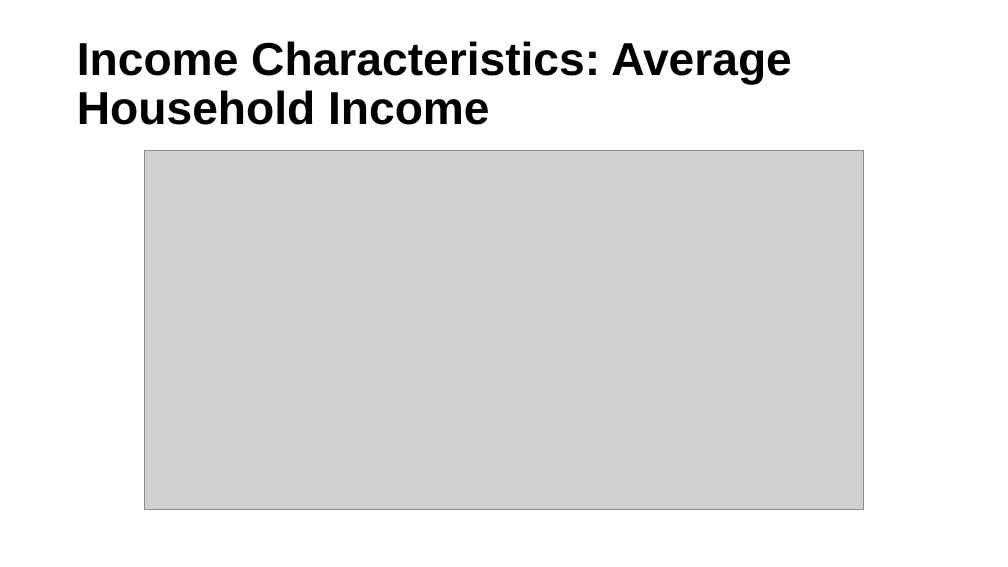
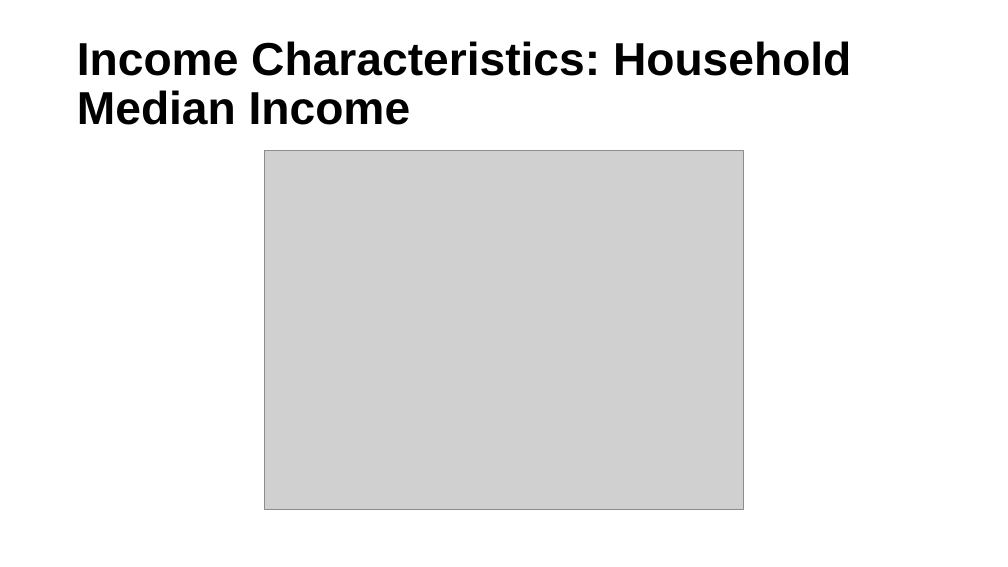
Before and after one commit to ucdiegorubi/oy_census_analysis, a slide deck: slide 13 of create_powerpoint/household_structure_estimates.pptx. Drawn at 1008x567 pixels with LibreOffice and Linux fonts; fonts in the diff are those of the drawing; grey boxes stand for pictures; background and template pictures are left out. Boxes give left, top, right and bottom in pixels: in the first picture for what was removed or moved away, otherwise in the second. Text is boxed around its words. In the diff, an @@ line names an element or a change of style, - is before the commit and + after.

```diff
--- a/create_powerpoint/household_structure_estimates.pptx
+++ b/create_powerpoint/household_structure_estimates.pptx
@@ title at bbox=[77, 41, 851, 125]: text changed @@
-Income Characteristics: Average Household Income
+Income Characteristics: Household Median Income
@@ picture: place and size @@
-picture at bbox=[145, 150, 864, 510]
+picture at bbox=[265, 150, 743, 510]
```
Also in this commit, not shown: 10 other slides changed, 1 slide added, 1 slide removed, 7 other files.
